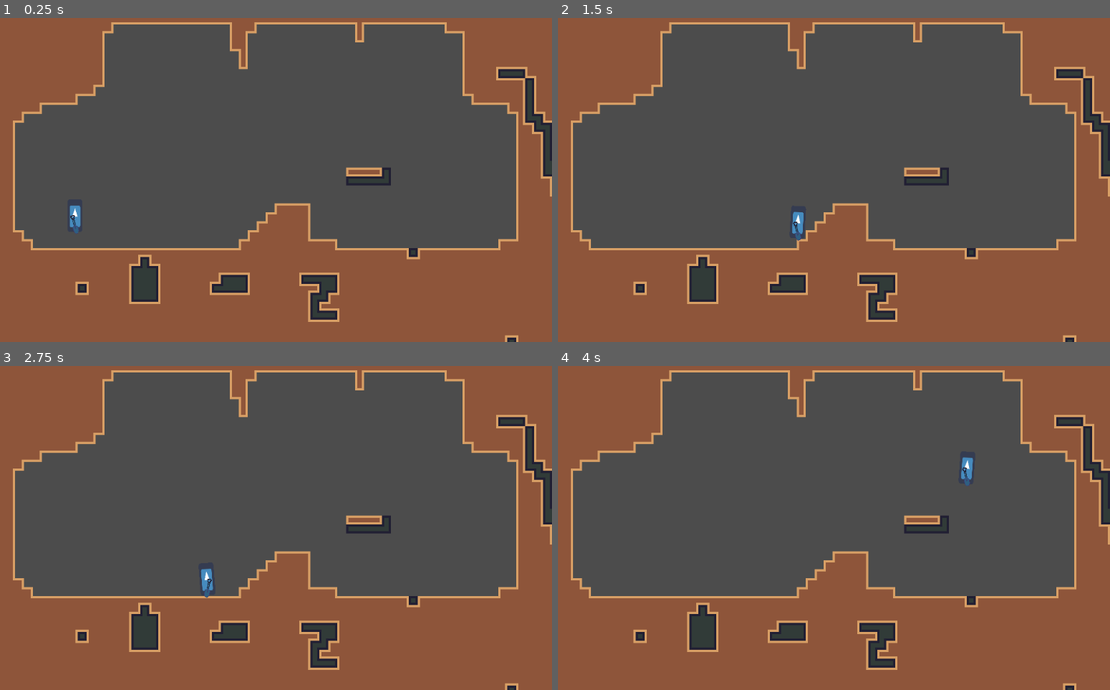
Above: before the commit, frames 1-4 (two rows, left to right).
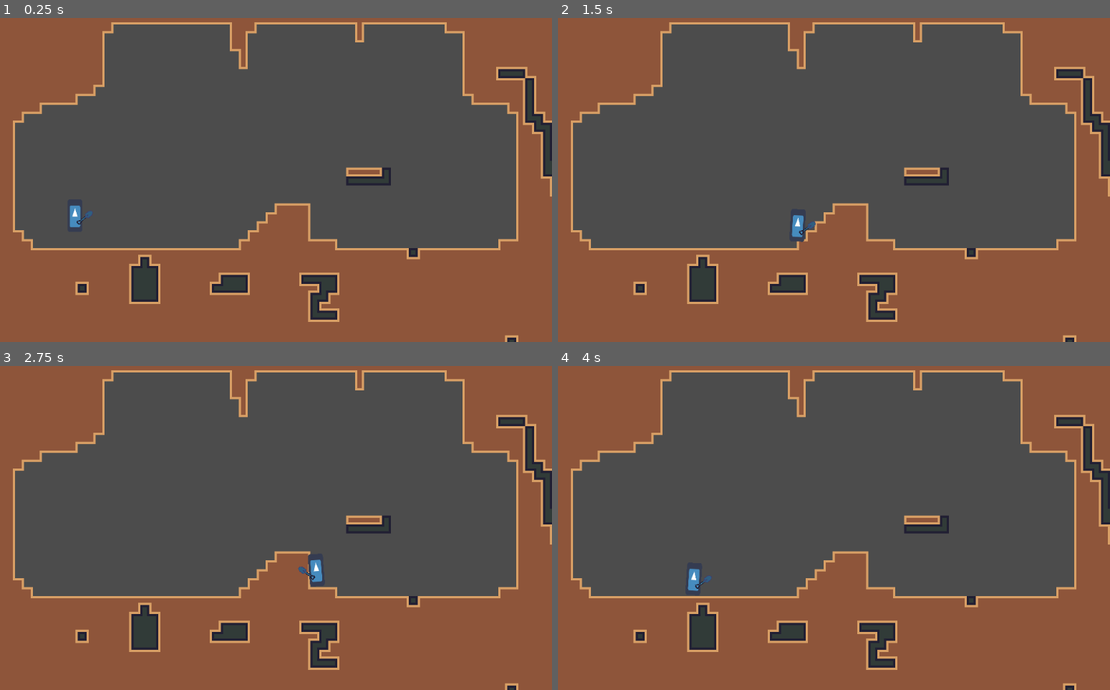
Above: after the commit, the same moments.

Repository: Eptwalabha/ld48
Game: Godot game, scene res://scenes/levels/LevelBase.tscn
Same seed, same stepped clock (60 frames per second), same inputs: the game is played once before the commit and once after it. The engine's default icon, where the game draws it, is replaced by a stand-in: a white triangle on a blue panel in a dark square.
Inputs:
- Up to frame 1 (0.25 s): no input
- Up to frame 2 (1.5 s): hold Right (move_right) from 0.53 s (still down); tap E (action) at 0.6, 1.35 s; tap Space (move_jump) at 0.77 s
- Up to frame 3 (2.75 s): tap Space (move_jump) at 1.52 s; release Right (move_right) at 2.03 s; hold Left (move_left) from 2.03 s (still down); tap E (action) at 2.1 s
- Up to frame 4 (4 s): release Left (move_left) at 2.78 s; hold Right (move_right) from 2.78 s (still down); tap E (action) at 2.85, 3.6 s; tap Space (move_jump) at 3.02, 3.77 s

The runs differ from the first frame. In frame 1, less than 0.1% of the frame differs, in the area x 12-17%, y 59-67%; in frame 2, 0.1%; in frame 3, 0.4%, in the area x 36-59%, y 57-72%; in frame 4, 0.3%.

Commit message:
re-organize physic's layers

Diff:
--- a/project.godot
+++ b/project.godot
@@ -66,6 +66,13 @@
  ]
 }
 
+[layer_names]
+
+2d_physics/layer_1="player"
+2d_physics/layer_2="level"
+2d_physics/layer_3="enemies"
+2d_physics/layer_4="trigger"
+
 [physics]
 
 common/enable_pause_aware_picking=true
--- a/scenes/DirtBlock.tscn
+++ b/scenes/DirtBlock.tscn
@@ -7,6 +7,8 @@
 extents = Vector2( 8, 8 )
 
 [node name="DirtBlock" type="Area2D"]
+collision_layer = 0
+collision_mask = 6
 script = ExtResource( 2 )
 
 [node name="tile-16x16" type="Sprite" parent="."]
--- a/scenes/Player.tscn
+++ b/scenes/Player.tscn
@@ -46,7 +46,7 @@
 tracks/2/imported = false
 tracks/2/enabled = true
 tracks/2/keys = {
-"times": PoolRealArray( 0.5 ),
+"times": PoolRealArray( 0.3 ),
 "transitions": PoolRealArray( 1 ),
 "values": [ {
 "args": [ "throw_dirt" ],
@@ -157,23 +157,25 @@
 
 [node name="Player" type="KinematicBody2D"]
 position = Vector2( 186.54, 196.314 )
+collision_mask = 14
 script = ExtResource( 1 )
 
 [node name="Pivot" type="Node2D" parent="."]
 
 [node name="icon" type="Sprite" parent="Pivot"]
-position = Vector2( 0, -28 )
+position = Vector2( 0, -30 )
 scale = Vector2( 0.42, 0.9 )
 texture = ExtResource( 2 )
 
 [node name="Dirt" type="Position2D" parent="Pivot"]
-position = Vector2( 20, -10 )
+position = Vector2( 5, -10 )
 
 [node name="Throw" type="Position2D" parent="Pivot/Dirt"]
 position = Vector2( 35, -19.25 )
 
 [node name="SpadePivot" type="Node2D" parent="Pivot"]
-position = Vector2( -2.75, -21.5 )
+position = Vector2( 12.25, -21.5 )
+rotation = -1.99794
 
 [node name="spade" type="Sprite" parent="Pivot/SpadePivot"]
 position = Vector2( 2.25, 7.25 )
--- a/scenes/levels/LevelBase.tscn
+++ b/scenes/levels/LevelBase.tscn
@@ -14,6 +14,8 @@
 [node name="TileMap" type="TileMap" parent="."]
 tile_set = ExtResource( 1 )
 cell_size = Vector2( 16, 16 )
+collision_layer = 2
+collision_mask = 5
 format = 1
 tile_data = PoolIntArray( -65539, 6, 0, -65538, 6, 1, -65537, 6, 1, -131072, 6, 1, -131071, 6, 1, -131070, 6, 1, -13106 …(33316 unchanged characters)…
 
